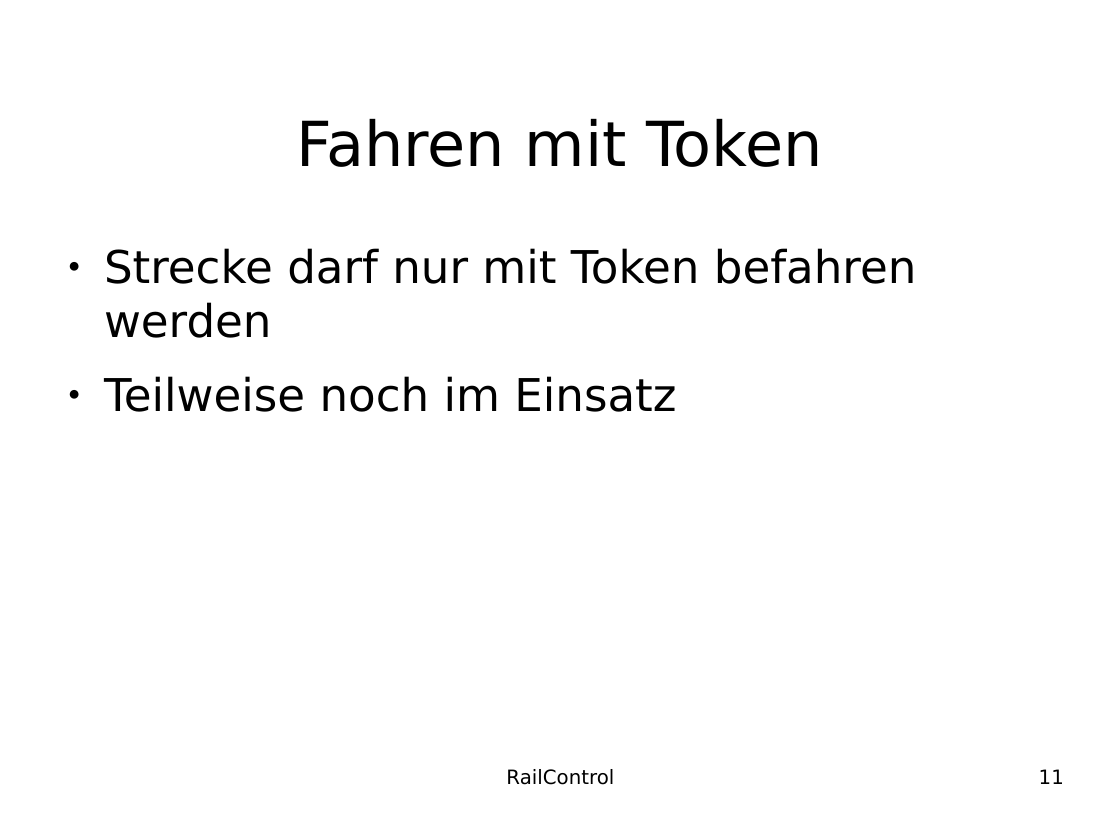
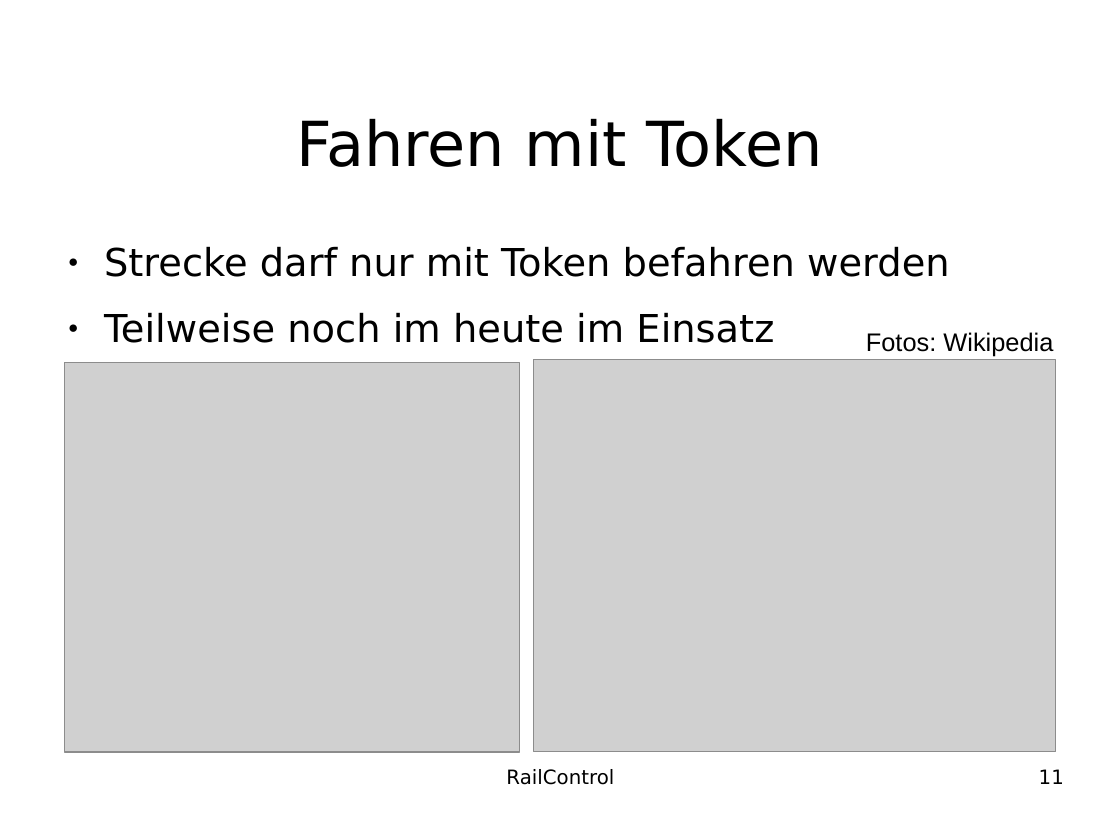
Before and after one commit to teddych/railcontrol, a slide deck: slide 11 of MAS/MAS_Thesis.odp. Drawn at 1120x840 pixels with LibreOffice and Linux fonts; fonts in the diff are those of the drawing; grey boxes stand for pictures; background and template pictures are left out. Boxes give left, top, right and bottom in pixels: in the first picture for what was removed or moved away, otherwise in the second. Text is boxed around its words. In the diff, an @@ line names an element or a change of style, - is before the commit and + after.

```diff
--- a/MAS/MAS_Thesis.odp
+++ b/MAS/MAS_Thesis.odp
@@ text at (104,246,949,277): size 32 to 27.2 pt in "Strecke darf nur mit Token befahren werden" @@
@@ text at (104,312,774,343): text changed; size 32 to 27.2 pt @@
-● Teilweise noch im Einsatz
+● Teilweise noch im heute im Einsatz
@@ text added at (866,332,1053,357), 18 pt, text #000000 @@
+Fotos: Wikipedia
@@ picture added at (64,363,520,752) @@
@@ picture added at (534,360,1056,752) @@
```
Also in this commit, not shown: 4 other slides changed, 6 slides added.
